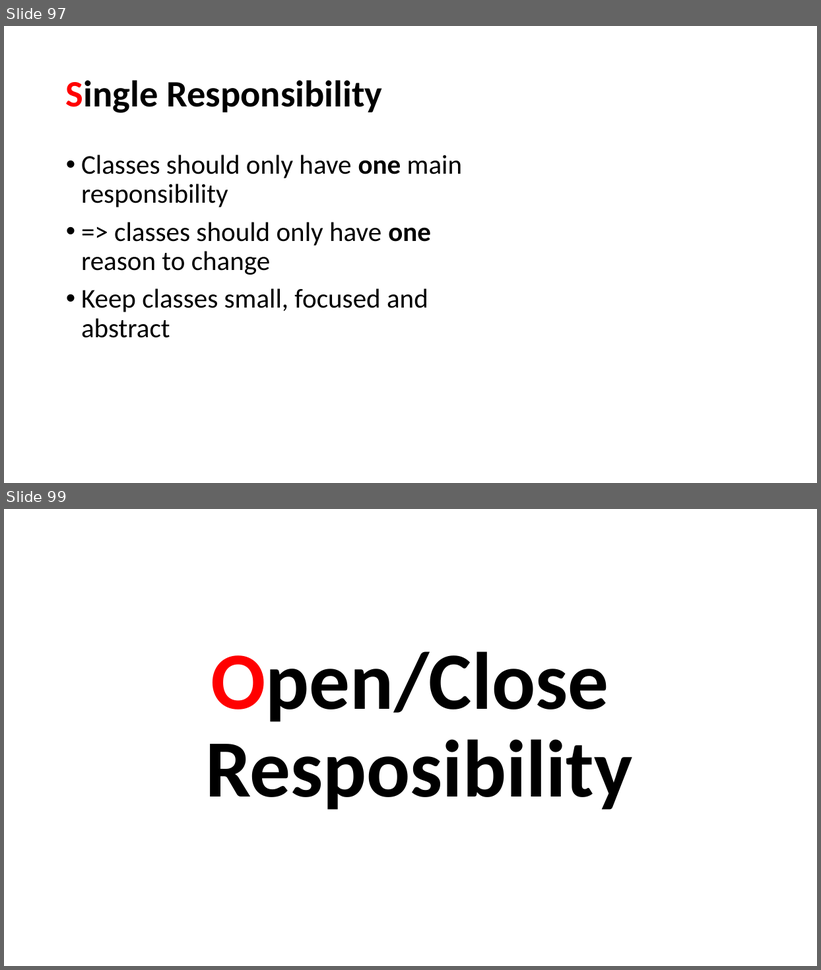
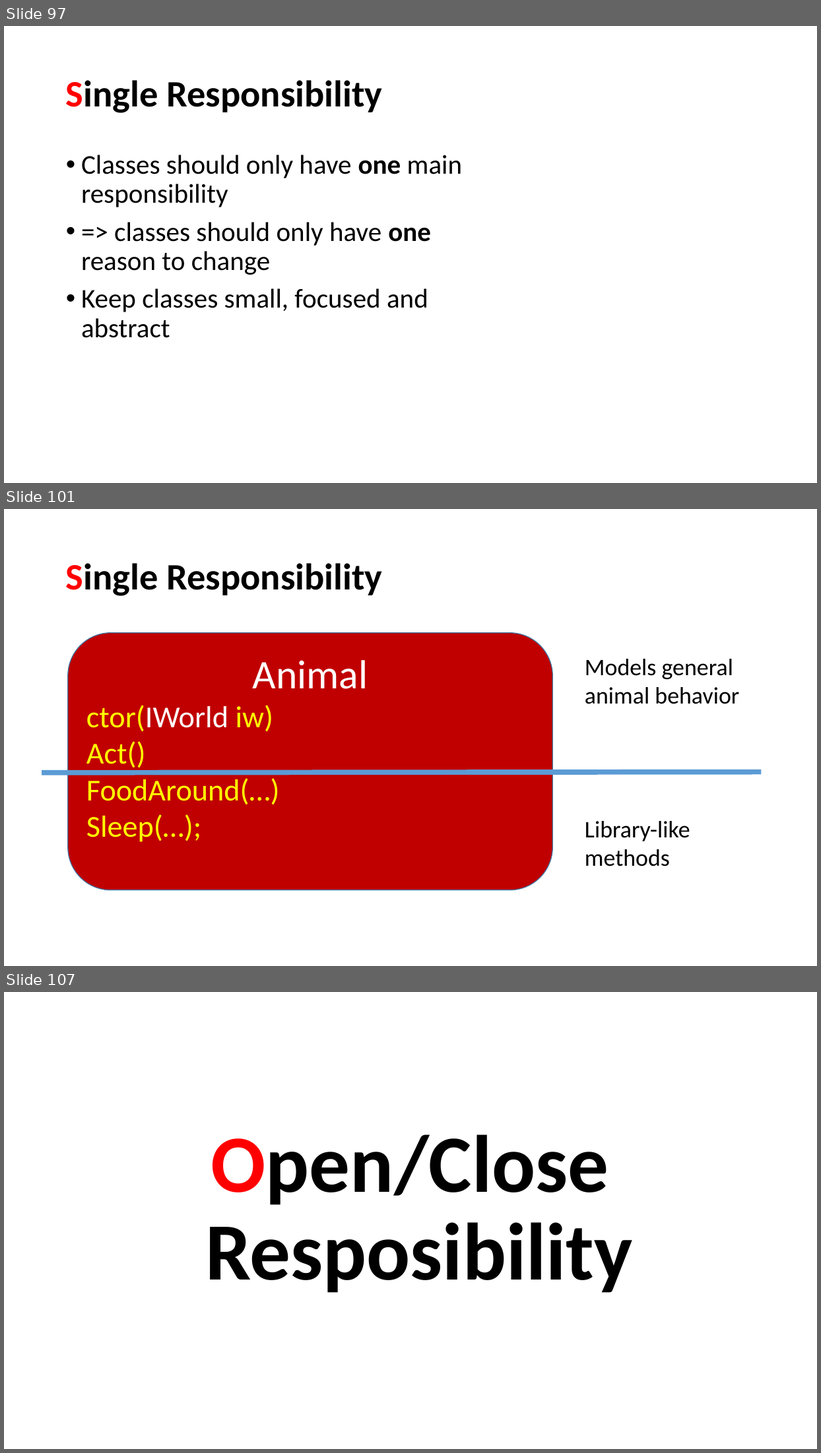
Before and after one commit to perl-easj/OOProg, a slide deck: Chap/SOLID/Presentations/SOLID.pptx. Shown one above the other, each under a label of ours: slides 97 and 99 before the commit, slides 97, 101 and 107 after it; the slides between them are not shown. The pictures are 821x970 and 821x1453 pixels, drawn with LibreOffice and Linux fonts; fonts in the diff are those of the drawing. Boxes give left, top, right and bottom in pixels: in the first picture for what was removed or moved away, otherwise in the second. Text is boxed around its words. In the diff, an @@ line names an element or a change of style, - is before the commit and + after.

```diff
--- a/Chap/SOLID/Presentations/SOLID.pptx
+++ b/Chap/SOLID/Presentations/SOLID.pptx
@@ slide 101 added at [4,509,817,966], background #FFFFFF @@
@@ title added at [66,563,382,596], 44 pt, text #000000, bold @@
+Single Responsibility
@@ rounded rectangle added at [68,633,553,890], fill #C00000, outline #43739E 1 pt, 36 pt, text #FFFF00 @@
+Animal
+ctor(IWorld iw)
+Act()
+FoodAround(…)
+Sleep(…);
@@ text added at [585,659,739,704], 28 pt, text #000000 @@
+Models general
+animal behavior
@@ line added from (42, 773) to (762, 772), #5B9BD5 6 pt @@
@@ text added at [585,821,690,867], 28 pt, text #000000 @@
+Library-like
+methods
@@ what was slide 99 is now slide 107 @@
```
Also in this commit, not shown: 3 slides changed, 46 other slides added, 1 slide removed, 25 other files.
